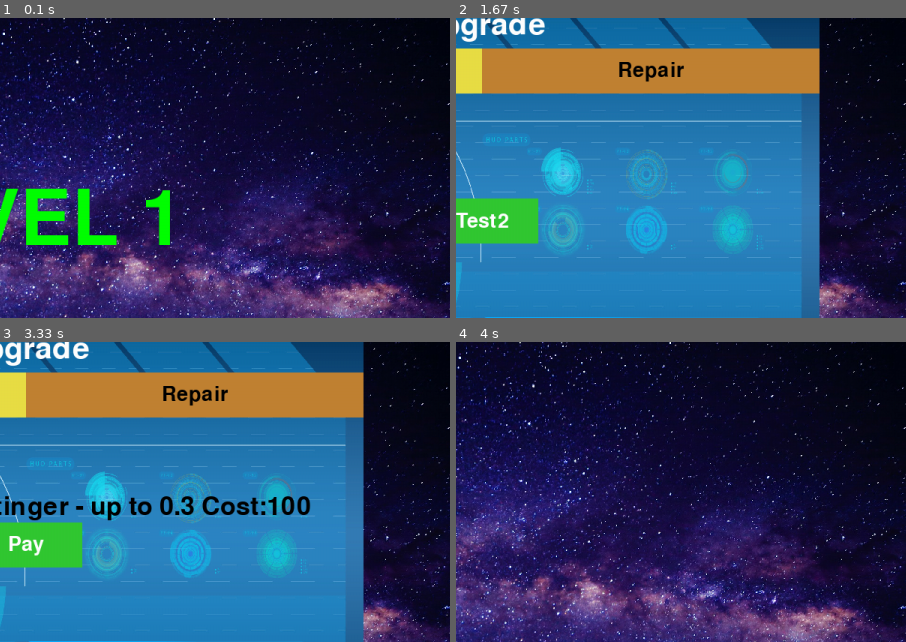
Above: before the commit, frames 1-4 (two rows, left to right).
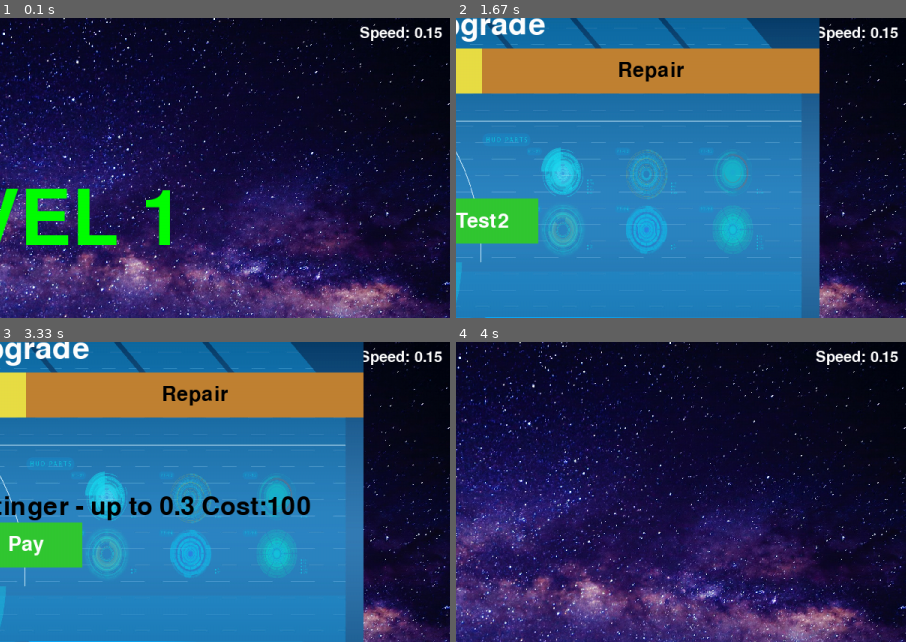
Above: after the commit, the same moments.

Repository: Pavel-Bylkov/shuter_pygame
Game: pygame game, started from game5.py
Same seed, same stepped clock (60 frames per second), same inputs: the game is played once before the commit and once after it.
Inputs:
- Up to frame 1 (0.1 s): no input
- Up to frame 2 (1.67 s): hold Up 0.33-0.8 s; tap U at 0.83 s; click "Weapon" at 1.22 s; click "Repair" at 1.55 s
- Up to frame 3 (3.33 s): click "Weapon" at 1.88 s; hold Down 2.17-2.63 s; click "Repair" at 2.72 s; click "Weapon" at 3.05 s
- Up to frame 4 (4 s): tap Esc at 3.33 s; tap Space at 3.67 s
The pictures show only the part of the screen within x 47-97%, y 16-66%; the shares and areas given below are measured in that part.

The runs differ from the first frame. In frame 1, 0.4% of the frame differs, in the area x 80-99%, y 2-8%; in frame 2, 0.4%; in frame 3, 0.4%; in frame 4, 0.4%.

Commit message:
fix weapon

Diff:
--- a/game5.py
+++ b/game5.py
@@ -187,13 +187,17 @@
             self.display_volume = StatusBar(self.rect.centerx, self.rect.bottom,
                                             width=self.title.rect.width, height=20,
                                             max_value=volume)
+            self.speed_title = Text(text=f"Speed: {time_reload}", x=mini_x,
+                                    y=self.display_volume.rect.bottom+30, font_size=30)
 
     def draw(self, win):
         if self.mini_img is not None:
+            self.speed_title.update(f"Speed: {self.time_for_reload}")
             win.blit(self.mini_img, self.rect)
             self.title.reset(win)
             self.display_volume.update(self.volume)
             self.display_volume.draw(win)
+            self.speed_title.reset(win)
 
     def reloaded(self):
         if self.volume == 0:
@@ -231,6 +235,7 @@
 
     def upgrade_weapon_reload(self, name, new_reload):
         for weapon in self.weapons:
+            print(weapon.name, name)
             if weapon.name == name:
                 weapon.time_for_reload = new_reload
 
@@ -914,8 +919,8 @@
             Button(pos=(Conf.win_width // 2, Conf.win_height // 2),
                    size=(150, 60), text="Pay",
                    attr={"type_upgrades": "weapon",
-                         "choices": "reload", "name": Conf.weapon[1],
-                         "attr": 0.3, "cost": 10},
+                         "choices": "reload", "name": Conf.weapon_names[1],
+                         "attr": 0.3, "cost": 100},
                     on_click=self.game.pay_upgrades,
                    text_color=Color.WHITE, fill=(50, 200, 50)), id=0)
         self.upgrade_menu.add_widget_to(
